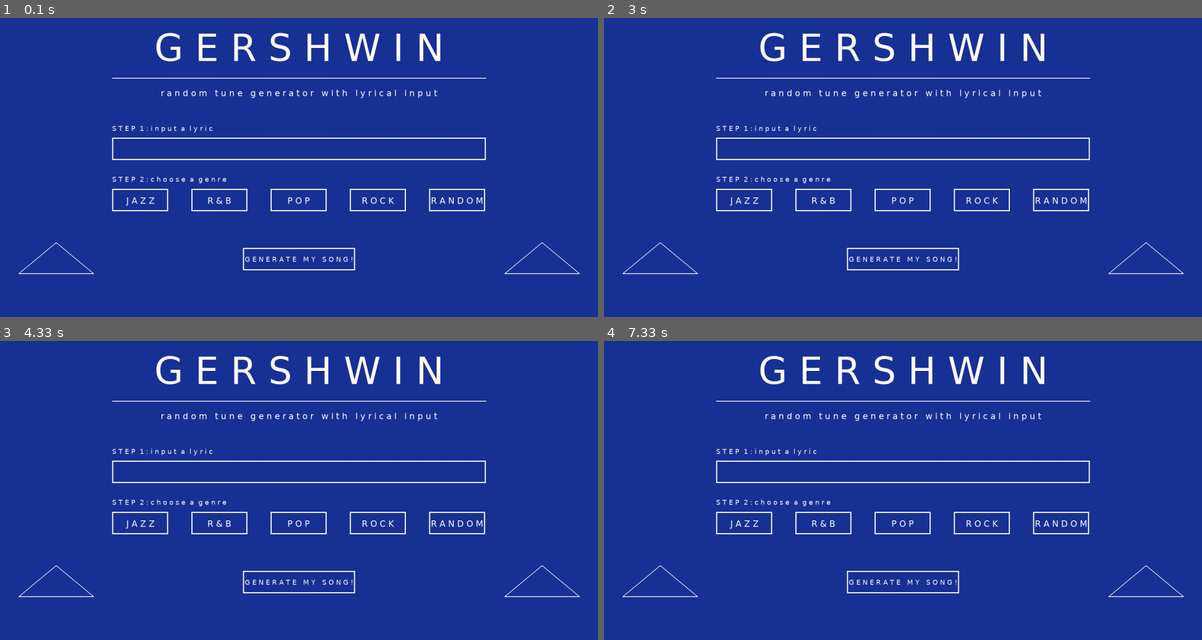
Above: before the commit, frames 1-4 (two rows, left to right).
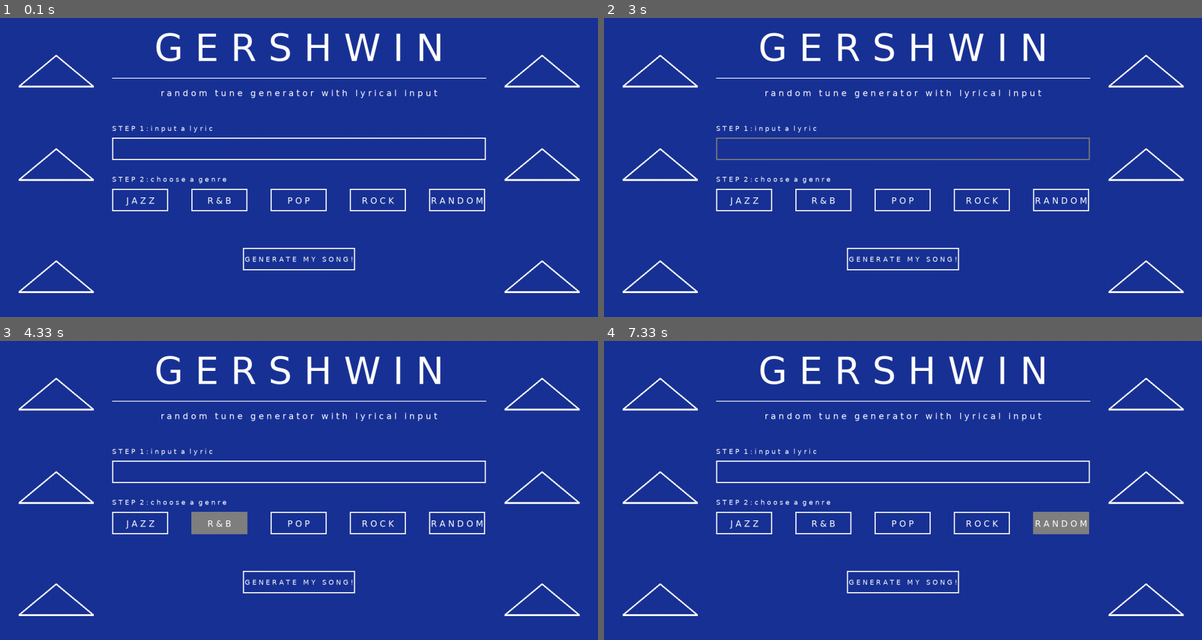
Above: after the commit, the same moments.

Repository: sd19spring/GERSHWIN
Game: pygame game, started from framework.py
Same seed, same stepped clock (60 frames per second), same inputs: the game is played once before the commit and once after it.
Inputs (mouse positions are in pixels of both pictures, inside the frame that each line leads up to):
- Up to frame 1 (0.1 s): no input
- Up to frame 2 (3 s): click "J A Z Z" at 0.38 s; click (903, 149) at 0.72 s; click "G E N E R A T E M Y S O N G !" at 1.05 s; click (1124, 272) at 1.38 s; tap Enter at 2.17, 2.5 s; click (1022, 143) at 2.88 s
- Up to frame 3 (4.33 s): click (508, 568) at 3.22 s; click "R & B" at 4.05 s
- Up to frame 4 (7.33 s): click (729, 430) at 4.38 s; click (926, 478) at 4.72 s; click (771, 436) at 5.05 s; click (771, 466) at 5.38 s; click (723, 601) at 5.72 s; click (843, 478) at 6.55 s; click (759, 412) at 6.88 s; click (1076, 514) at 7.22 s

The runs differ from the first frame. In frame 1, 1.5% of the frame differs, in the area x 3-97%, y 12-92%; in frame 2, 2.1%; in frame 3, 2.2%; in frame 4, 2.1%.

Commit message:
add mouse over graphics

Diff:
--- a/framework.py
+++ b/framework.py
@@ -20,6 +20,7 @@
 darkred = (178, 34, 34)
 darkgreen = (25, 100, 50)
 darkblue = (25, 50, 150)
+grey = (128, 128, 128)
 """
 DEFINING FONTS
 """
@@ -48,8 +49,15 @@
     return points
 
 def draw_geo(x,y,width,height,screen):
-    pygame.draw.lines(screen,white,False,make_geo(x,y,width,height), 2)
-
+    pygame.draw.lines(screen,white,False,make_geo(x,y,width,height), 5)
+
+def make_shapes(screen):
+    draw_geo(50,900,200,250,screen)
+    draw_geo(s_width-250,900,200,250,screen)
+    draw_geo(50,350,200,250,screen)
+    draw_geo(s_width-250,350,200,250,screen)
+    draw_geo(50,600,200,250,screen)
+    draw_geo(s_width-250,600,200,250,screen)
 #-----------------------------------------
 
 def check_quit(events):
@@ -145,33 +153,42 @@
         desc_rect = desc.get_rect(center=(s_width/2, s_height/4))
         screen.blit(desc,desc_rect)
 
+        (a, b) = pygame.mouse.get_pos()
         #step 1
-        pygame.draw.rect(screen,white,[300, s_height/2.5,1000,60],3)
+        if a > 300 and a < 1300 and b > (s_height/2.5) and b < (s_height/2.5)+60:
+            pygame.draw.rect(screen,grey,[300, s_height/2.5,1000,60],3)
+        else:
+            pygame.draw.rect(screen,white,[300, s_height/2.5,1000,60],3)
         step1 = smallfont.render('S T E P  1 : i n p u t  a  l y r i c', True, white)
         screen.blit(step1,(300,s_height/2.8))
 
         #step 2
         ran = list(range(300, s_width-300, 212))
         for i in ran:
-            pygame.draw.rect(screen,white,[i, s_height/1.75, 150, 60], 3)
+            if a>i and a<i+150 and b>(s_height/1.75) and b < (s_height/1.75)+60:
+                pygame.draw.rect(screen,grey,[i, s_height/1.75, 150, 60],0)
+            else:
+                pygame.draw.rect(screen,white,[i, s_height/1.75, 150, 60], 3)
+
         for x in range(0,len(g_list)):
-            genre = medfont.render(g_list[x], True, white)
-            genre_rect = genre.get_rect(center=(ran[x]+75, s_height/1.64))
-            screen.blit(genre,genre_rect)
+                genre = medfont.render(g_list[x], True, white)
+                genre_rect = genre.get_rect(center=(ran[x]+75, s_height/1.64))
+                screen.blit(genre,genre_rect)
 
         step2 = smallfont.render('S T E P  2 : c h o o s e  a  g e n r e', True, white)
         screen.blit(step2,(300, s_height/1.9))
 
         #step 3
-        pygame.draw.rect(screen,white,[650, s_height/1.3,300,60],3)
+        if a > 650 and a < 950 and b > (s_height/1.3) and b < (s_height/1.3)+60:
+            pygame.draw.rect(screen,grey,[650, s_height/1.3,300,60],0)
+        else:
+            pygame.draw.rect(screen,white,[650, s_height/1.3,300,60],3)
         step3 = smallfont.render('G E N E R A T E   M Y   S O N G !', True, white)
         s3_rect = step3.get_rect(center=(s_width/2, s_height/1.24))
         screen.blit(step3,s3_rect)
 
         #geometric points
-        draw_geo(50,850,200,250,screen)
-        draw_geo(s_width-250,850,200,250,screen)
-
+        make_shapes(screen)
 
 class Output(Scene):
     '''
